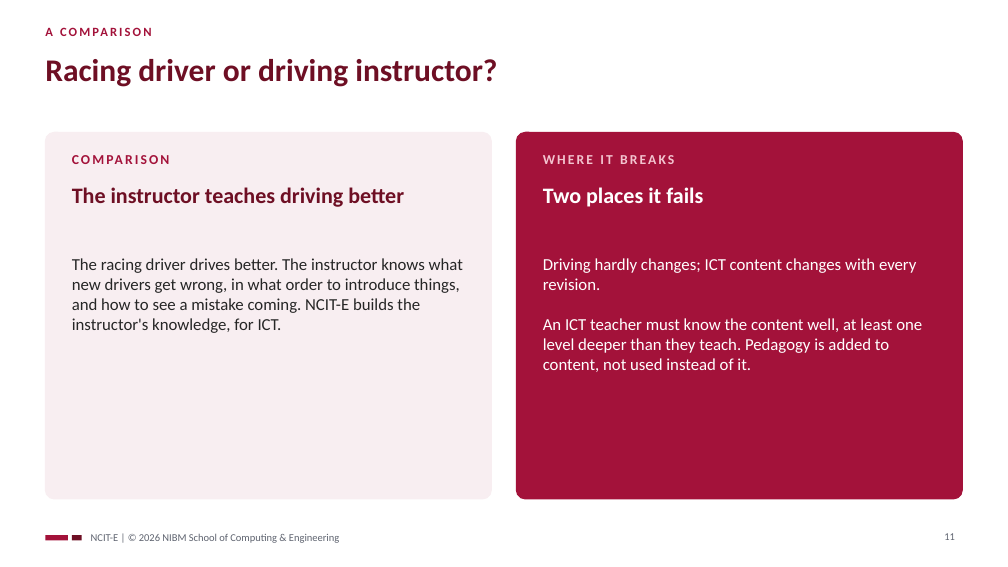
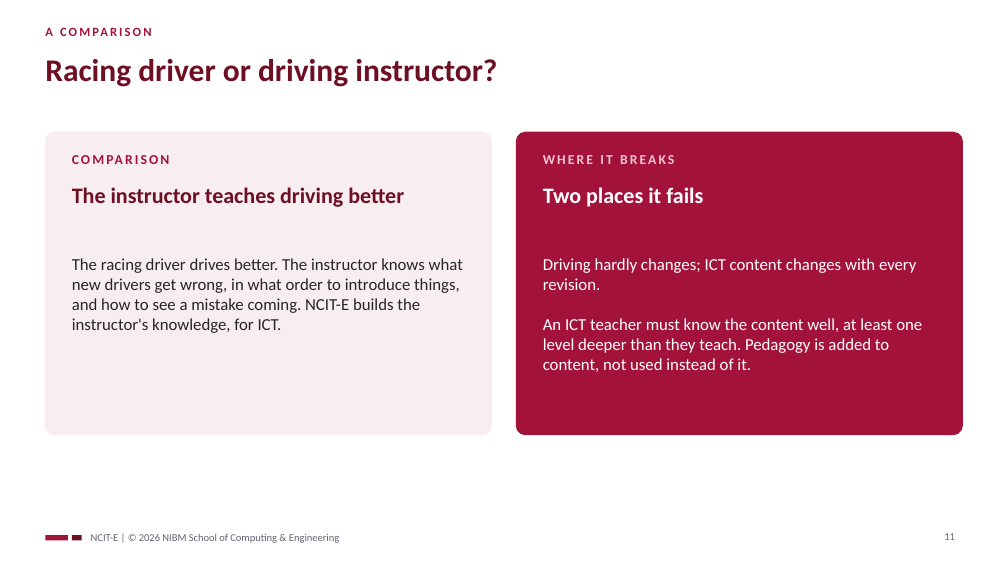
Before and after one commit to NIBM-SOCE/NCIT-E, a slide deck: slide 11 of sessions/s01/slides/ncit-e-s01-orientation.pptx. Drawn at 1008x567 pixels with LibreOffice and Linux fonts; fonts in the diff are those of the drawing. Boxes give left, top, right and bottom in pixels: in the first picture for what was removed or moved away, otherwise in the second. Text is boxed around its words. In the diff, an @@ line names an element or a change of style, - is before the commit and + after.

```diff
--- a/sessions/s01/slides/ncit-e-s01-orientation.pptx
+++ b/sessions/s01/slides/ncit-e-s01-orientation.pptx
@@ rounded rectangle: place and size @@
-rounded rectangle at bbox=[45, 132, 492, 499]
+rounded rectangle at bbox=[45, 132, 492, 435]
@@ rounded rectangle at bbox=[45, 132, 492, 435]: proportions changed @@
@@ rounded rectangle at bbox=[516, 132, 963, 435]: proportions changed @@
@@ rounded rectangle: place and size @@
-rounded rectangle at bbox=[516, 132, 963, 499]
+rounded rectangle at bbox=[516, 132, 963, 435]
```
Also in this commit, not shown: 1 other file.
